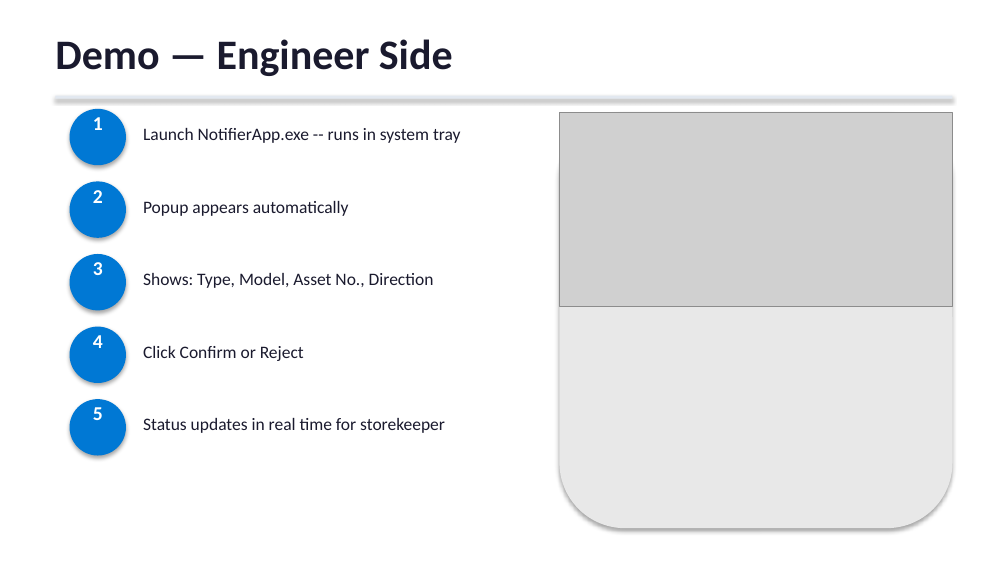
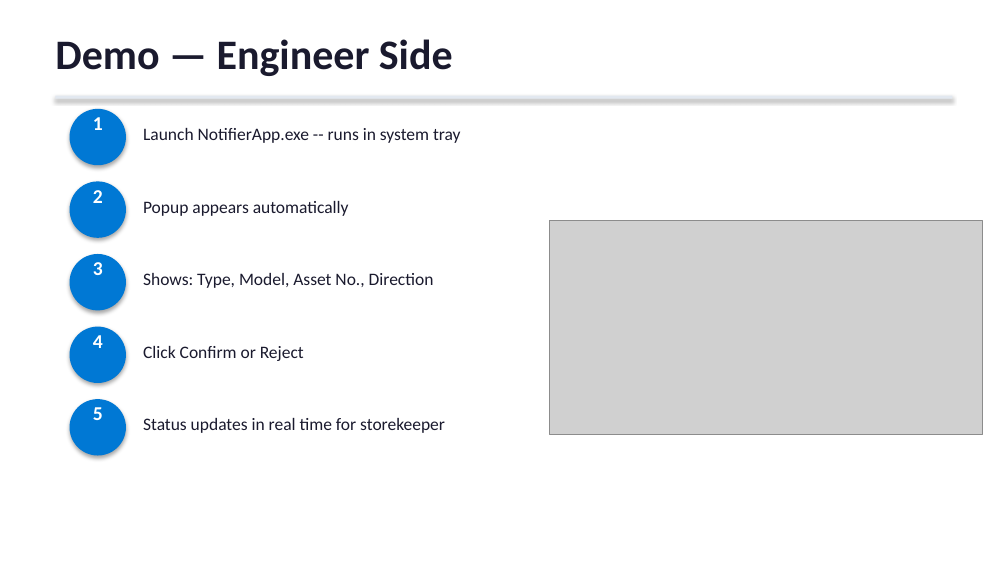
Before and after one commit to HaithamEldesouky/AssetManager, a slide deck: slide 11 of AssetManager_Presentation.pptx. Drawn at 1008x567 pixels with LibreOffice and Linux fonts; fonts in the diff are those of the drawing; grey boxes stand for pictures. Boxes give left, top, right and bottom in pixels: in the first picture for what was removed or moved away, otherwise in the second. Text is boxed around its words. In the diff, an @@ line names an element or a change of style, - is before the commit and + after.

```diff
--- a/AssetManager_Presentation.pptx
+++ b/AssetManager_Presentation.pptx
@@ rounded rectangle removed at box(559, 113, 953, 528) @@
@@ picture: place and size @@
-picture at box(559, 113, 953, 306)
+picture at box(549, 221, 983, 434)
```
Also in this commit, not shown: 5 other slides changed.
